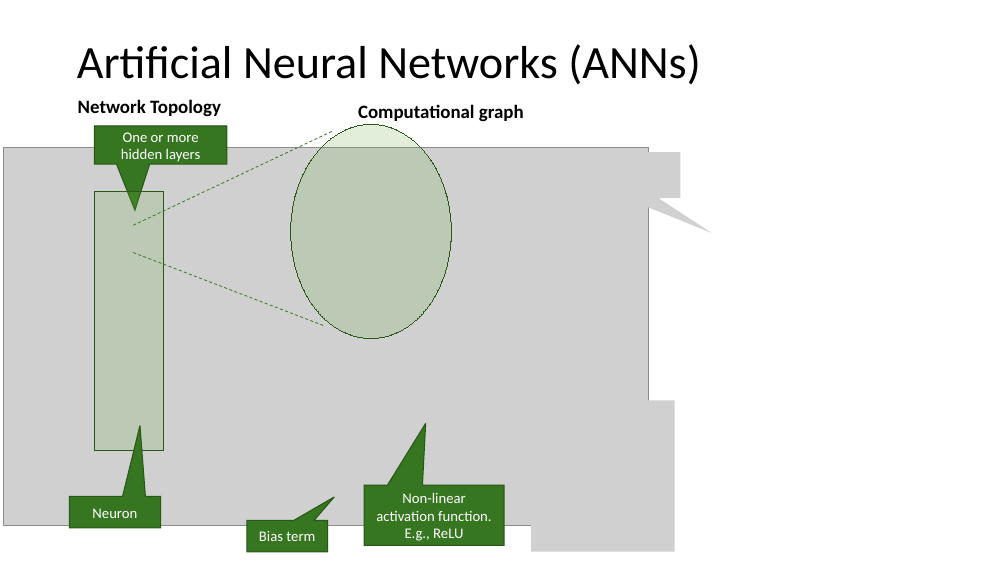
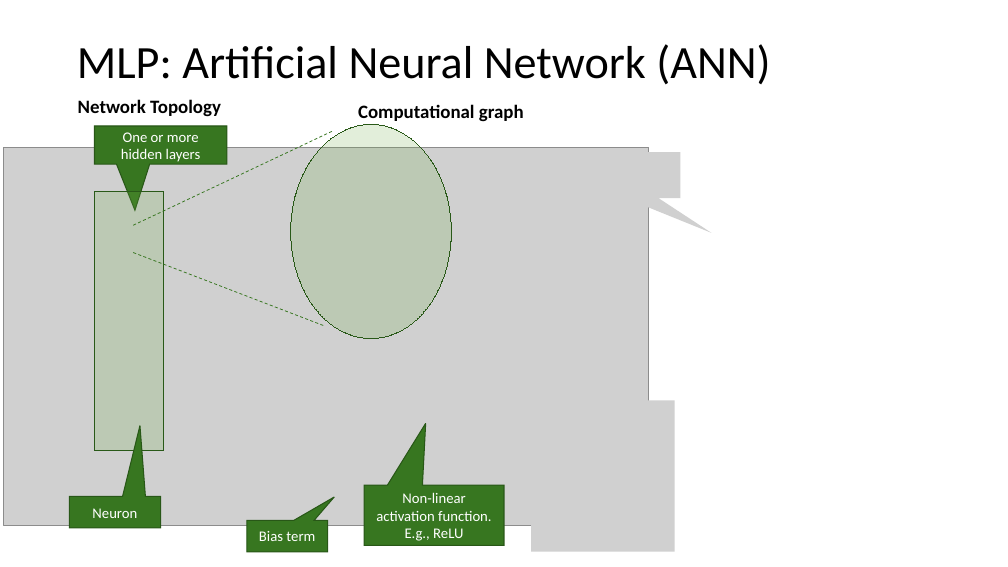
Before and after one commit to kunleola/CS7320, a slide deck: slide 30 of slides/19_ML_intro.pptx. Drawn at 1008x567 pixels with LibreOffice and Linux fonts; fonts in the diff are those of the drawing; grey boxes stand for pictures. Boxes give left, top, right and bottom in pixels: in the first picture for what was removed or moved away, otherwise in the second. Text is boxed around its words. In the diff, an @@ line names an element or a change of style, - is before the commit and + after.

```diff
--- a/slides/19_ML_intro.pptx
+++ b/slides/19_ML_intro.pptx
@@ title at box(77, 44, 770, 84): text changed @@
-Artificial Neural Networks (ANNs)
+MLP: Artificial Neural Network (ANN)
```
Also in this commit, not shown: 3 other slides changed, 10 other files.
